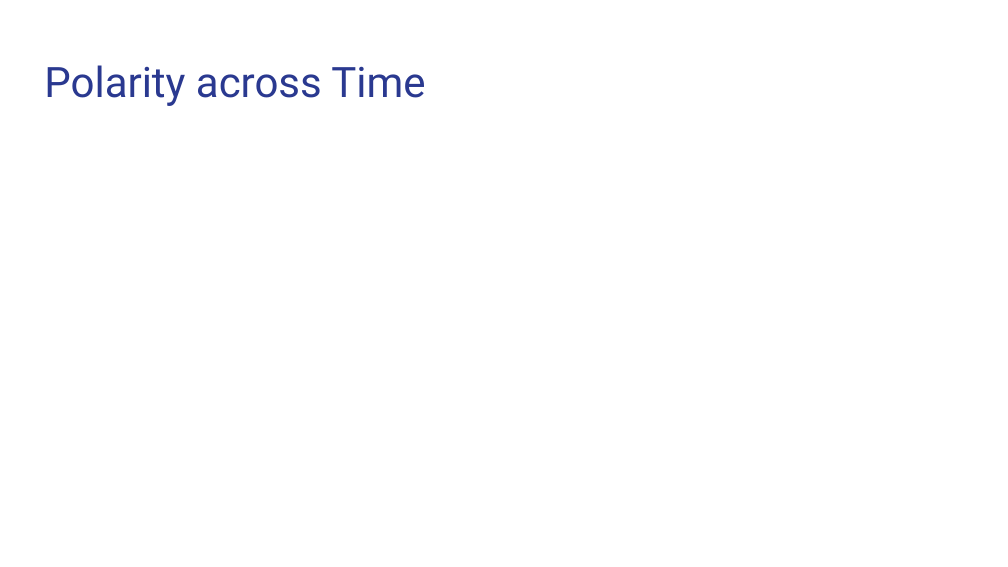
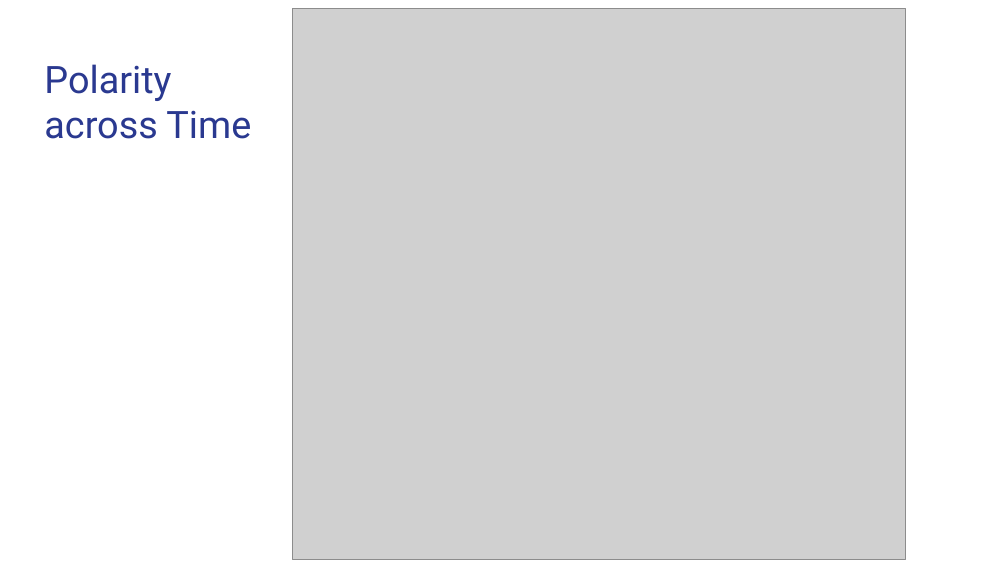
Before and after one commit to aduchini/Final_project, a slide deck: slide 13 of Presentation_WarInUkraine.pptx (slide 10 before the commit). Drawn at 1008x567 pixels with LibreOffice and Linux fonts; fonts in the diff are those of the drawing; grey boxes stand for pictures. Boxes give left, top, right and bottom in pixels: in the first picture for what was removed or moved away, otherwise in the second. Text is boxed around its words. In the diff, an @@ line names an element or a change of style, - is before the commit and + after.

```diff
--- a/Presentation_WarInUkraine.pptx
+++ b/Presentation_WarInUkraine.pptx
@@ picture added at [292, 8, 905, 559] @@
@@ title at [44, 64, 251, 139]: text changed; size 30 to 27 pt @@
-Polarity across Time
+Polarity
+across Time
```
Also in this commit, not shown: 6 other slides changed, 18 slides added, 4 slides removed, 3 other files.
